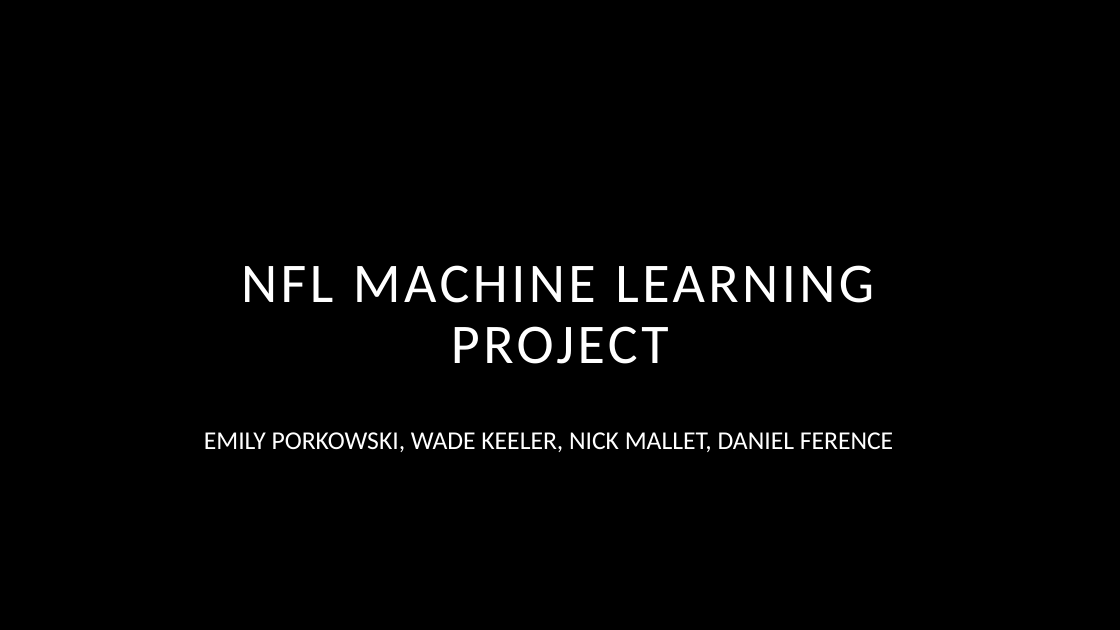
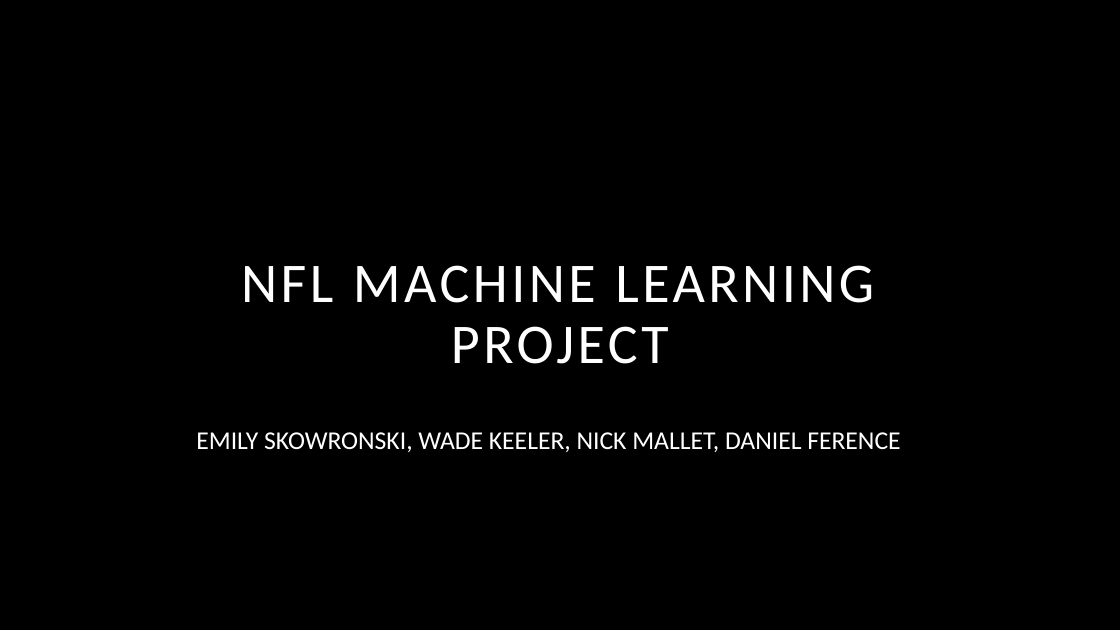
Before and after one commit to Dference/ML-Project, a slide deck: slide 1 of NFL Machine Learning Presentation.pptx. Drawn at 1120x630 pixels with LibreOffice and Linux fonts; fonts in the diff are those of the drawing; background and template pictures are left out. Boxes give left, top, right and bottom in pixels: in the first picture for what was removed or moved away, otherwise in the second. Text is boxed around its words. In the diff, an @@ line names an element or a change of style, - is before the commit and + after.

Commit message:
Updated powerpoint

```diff
--- a/NFL Machine Learning Presentation.pptx
+++ b/NFL Machine Learning Presentation.pptx
@@ text at (196, 432, 900, 452): text changed @@
-EMILY PORKOWSKI, WADE KEELER, NICK MALLET, DANIEL FERENCE
+EMILY SKOWRONSKI, WADE KEELER, NICK MALLET, DANIEL FERENCE
```
